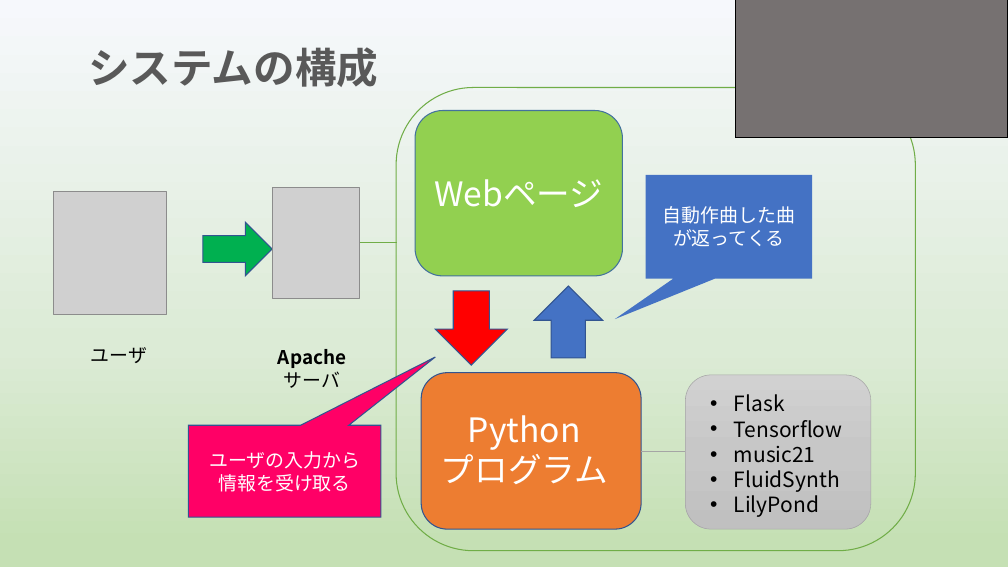
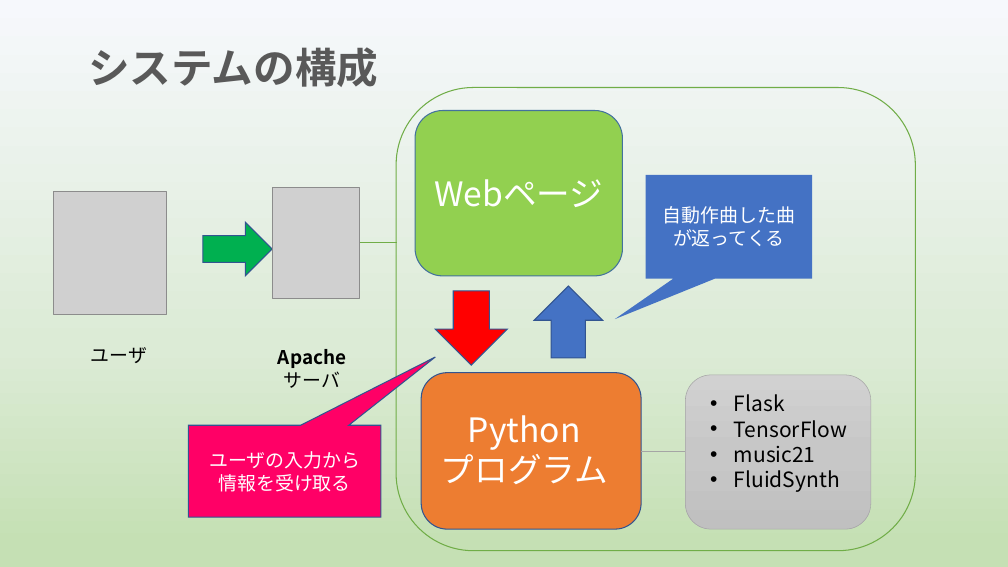
Before and after one commit to yoshitake266/bitComposer_prj, a slide deck: slide 4 of presentation/graduation/bit Composer3 .pptx. Drawn at 1008x567 pixels with LibreOffice and Linux fonts; fonts in the diff are those of the drawing; grey boxes stand for pictures. Boxes give left, top, right and bottom in pixels: in the first picture for what was removed or moved away, otherwise in the second. Text is boxed around its words. In the diff, an @@ line names an element or a change of style, - is before the commit and + after.

```diff
--- a/presentation/graduation/bit Composer3 .pptx
+++ b/presentation/graduation/bit Composer3 .pptx
@@ rectangle removed at <box>736,0,1008,138</box> @@
@@ text at <box>734,420,847,438</box>: text changed @@
-• Tensorflow
+• TensorFlow
@@ text at <box>734,491,819,517</box>: paragraph removed @@
-• LilyPond
```
Also in this commit, not shown: 9 other slides changed, 1 slide added, 7 slides removed.
